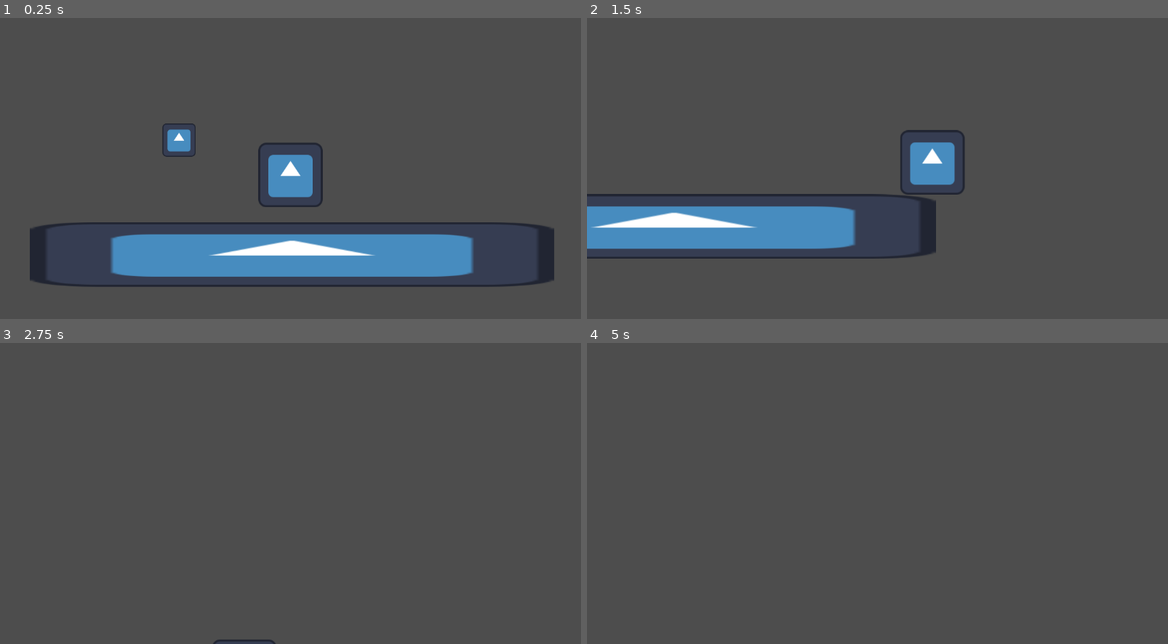
Above: before the commit, frames 1-4 (two rows, left to right).
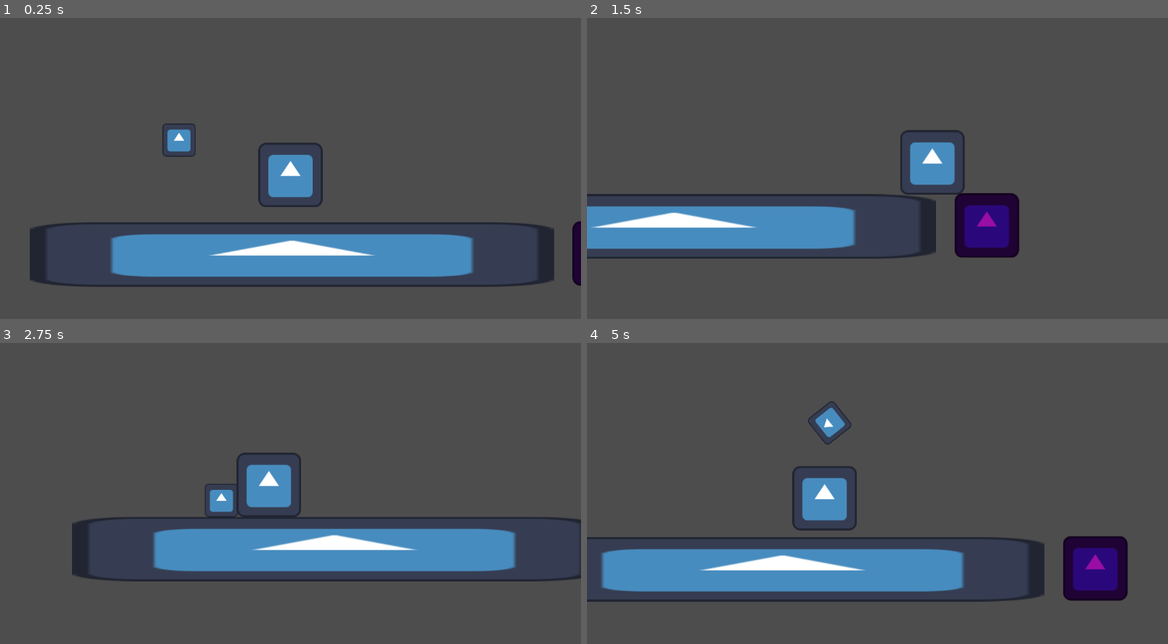
Above: after the commit, the same moments.

Repository: Monczak/warsztatyletni2025
Game: Godot game, scene res://src/Root.tscn
Two runs of this game, one before a commit and one after it. Both use one fixed random seed, a clock stepped at 60 frames per second and the inputs below. The engine's default icon, where the game draws it, is replaced by a stand-in: a white triangle on a blue panel in a dark square.
Inputs:
- Up to frame 1 (0.25 s): no input
- Up to frame 2 (1.5 s): hold Right (MoveRight) from 0.53 s (still down); tap Z (Interact) at 0.6, 1.35 s; tap Up (Jump) at 0.77 s
- Up to frame 3 (2.75 s): tap Up (Jump) at 1.52 s; release Right (MoveRight) at 2.03 s; hold Left (MoveLeft) from 2.03 s (still down); tap Z (Interact) at 2.1 s
- Up to frame 4 (5 s): release Left (MoveLeft) at 2.78 s; hold Right (MoveRight) 2.78-4.28 s; tap Z (Interact) at 2.85, 3.6, 4.35 s; tap Up (Jump) at 3.02, 3.77, 4.52 s; hold Left (MoveLeft) from 4.28 s (still down)

The runs differ from the first frame. In frame 1, 0.3% of the frame differs, in the area x 98-100%, y 67-89%; in frame 2, 2.4%; in frame 3, 13%; in frame 4, 15%, in the area x 0-94%, y 19-86%.

Commit message:
Add Goo and player respawn logic

Diff:
--- a/project.godot
+++ b/project.godot
@@ -56,6 +56,7 @@
 2d_physics/layer_1="Player"
 2d_physics/layer_2="Walls"
 2d_physics/layer_3="PlayerInteractables"
+2d_physics/layer_4="Hazards"
 
 [physics]
 
--- /dev/null
+++ b/src/Level.gd
@@ -0,0 +1,8 @@
+extends Node2D
+class_name Level
+
+@onready var _player_respawn_point: PlayerRespawnPoint = $PlayerRespawnPoint
+
+
+func get_player_respawn_point() -> PlayerRespawnPoint:
+    return _player_respawn_point
--- a/src/Level.tscn
+++ b/src/Level.tscn
@@ -1,9 +1,12 @@
-[gd_scene load_steps=3 format=3 uid="uid://du36k4g5svai3"]
+[gd_scene load_steps=5 format=3 uid="uid://du36k4g5svai3"]
 
 [ext_resource type="PackedScene" uid="uid://ckew637ot2m0i" path="res://src/objects/Platform.tscn" id="1_3lw1l"]
+[ext_resource type="Script" path="res://src/Level.gd" id="1_m0kto"]
 [ext_resource type="PackedScene" uid="uid://j0lb6kqeeuos" path="res://src/objects/Box.tscn" id="2_lc76d"]
+[ext_resource type="Script" path="res://src/PlayerRespawnPoint.gd" id="4_7pvq8"]
 
 [node name="Level" type="Node2D"]
+script = ExtResource("1_m0kto")
 
 [node name="Platform" parent="." instance=ExtResource("1_3lw1l")]
 position = Vector2(3, 216)
@@ -11,3 +14,6 @@
 
 [node name="Box" parent="." instance=ExtResource("2_lc76d")]
 position = Vector2(-221, -69)
+
+[node name="PlayerRespawnPoint" type="Node2D" parent="."]
+script = ExtResource("4_7pvq8")
--- a/src/MonczakWorld.tscn
+++ b/src/MonczakWorld.tscn
@@ -1,10 +1,14 @@
-[gd_scene load_steps=4 format=3 uid="uid://dgfwluobpa270"]
+[gd_scene load_steps=6 format=3 uid="uid://dgfwluobpa270"]
 
+[ext_resource type="Script" path="res://src/World.gd" id="1_o615b"]
 [ext_resource type="Script" path="res://src/camera/Camera.gd" id="1_wy3ku"]
 [ext_resource type="PackedScene" uid="uid://du36k4g5svai3" path="res://src/Level.tscn" id="2_mxr40"]
 [ext_resource type="PackedScene" uid="uid://cc54w6n5ncad1" path="res://src/objects/Player.tscn" id="3_tg4fb"]
+[ext_resource type="PackedScene" uid="uid://qny4rb3ykp28" path="res://src/objects/Goo.tscn" id="4_ygcae"]
 
 [node name="World" type="Node2D"]
+script = ExtResource("1_o615b")
+player_tscn = ExtResource("3_tg4fb")
 
 [node name="Camera2D" type="Camera2D" parent="." node_paths=PackedStringArray("target")]
 script = ExtResource("1_wy3ku")
@@ -14,3 +18,6 @@
 [node name="Level" parent="." instance=ExtResource("2_mxr40")]
 
 [node name="Player" parent="." instance=ExtResource("3_tg4fb")]
+
+[node name="Goo" parent="." instance=ExtResource("4_ygcae")]
+position = Vector2(623, 214)
--- /dev/null
+++ b/src/PlayerRespawnPoint.gd
@@ -0,0 +1,2 @@
+extends Node2D
+class_name PlayerRespawnPoint
--- a/src/SosivoWorld.tscn
+++ b/src/SosivoWorld.tscn
@@ -1,10 +1,13 @@
-[gd_scene load_steps=4 format=3 uid="uid://sme2vuxl36uc"]
+[gd_scene load_steps=5 format=3 uid="uid://sme2vuxl36uc"]
 
+[ext_resource type="Script" path="res://src/World.gd" id="1_pkhyu"]
 [ext_resource type="Script" path="res://src/camera/Camera.gd" id="1_xtny4"]
 [ext_resource type="PackedScene" uid="uid://du36k4g5svai3" path="res://src/Level.tscn" id="2_dvp84"]
 [ext_resource type="PackedScene" uid="uid://cc54w6n5ncad1" path="res://src/objects/Player.tscn" id="3_efj0c"]
 
 [node name="World" type="Node2D"]
+script = ExtResource("1_pkhyu")
+player_tscn = ExtResource("3_efj0c")
 
 [node name="Camera2D" type="Camera2D" parent="." node_paths=PackedStringArray("target")]
 script = ExtResource("1_xtny4")
--- /dev/null
+++ b/src/World.gd
@@ -0,0 +1,22 @@
+extends Node2D
+class_name World
+
+@export var player_tscn: PackedScene
+
+@onready var _level: Level = $Level
+@onready var _camera: Camera = $Camera2D
+
+
+func get_level() -> Level:
+    return _level
+
+
+func get_camera() -> Camera:
+    return _camera
+
+
+func spawn_player() -> Player:
+    var player := player_tscn.instantiate() as Player
+    player.global_position = get_level().get_player_respawn_point().global_position
+    add_child(player)
+    return player
--- a/src/World.tscn
+++ b/src/World.tscn
@@ -1,10 +1,13 @@
-[gd_scene load_steps=4 format=3 uid="uid://b307l3jmiw4cv"]
+[gd_scene load_steps=5 format=3 uid="uid://b307l3jmiw4cv"]
 
 [ext_resource type="Script" path="res://src/camera/Camera.gd" id="1_5iml6"]
+[ext_resource type="Script" path="res://src/World.gd" id="1_fbkx8"]
 [ext_resource type="PackedScene" uid="uid://du36k4g5svai3" path="res://src/Level.tscn" id="1_kbm2b"]
 [ext_resource type="PackedScene" uid="uid://cc54w6n5ncad1" path="res://src/objects/Player.tscn" id="2_2o6v2"]
 
 [node name="World" type="Node2D"]
+script = ExtResource("1_fbkx8")
+player_tscn = ExtResource("2_2o6v2")
 
 [node name="Camera2D" type="Camera2D" parent="." node_paths=PackedStringArray("target")]
 script = ExtResource("1_5iml6")
--- a/src/camera/Camera.gd
+++ b/src/camera/Camera.gd
@@ -1,10 +1,14 @@
 extends Camera2D
+class_name Camera
 
 @export var acceleration := 100
 @export var target: Node2D
 
+var _target_pos: Vector2 = Vector2.ZERO
 
-# Called every frame. 'delta' is the elapsed time since the previous frame.
+
 func _process(delta: float) -> void:
     if target != null:
-        position = lerp(position, target.position, acceleration * delta)
+        _target_pos = target.position
+
+    position = lerp(position, _target_pos, acceleration * delta)
--- /dev/null
+++ b/src/objects/Goo.gd
@@ -0,0 +1,13 @@
+extends Node2D
+class_name Goo
+
+@onready var area: Area2D = $Area2D
+
+
+func _ready() -> void:
+    area.body_entered.connect(_on_body_entered)
+
+
+func _on_body_entered(body: Node2D):
+    body.call("_on_death")
+    body.queue_free()
--- /dev/null
+++ b/src/objects/Goo.tscn
@@ -0,0 +1,21 @@
+[gd_scene load_steps=4 format=3 uid="uid://qny4rb3ykp28"]
+
+[ext_resource type="Script" path="res://src/objects/Goo.gd" id="1_gmimu"]
+[ext_resource type="Texture2D" uid="uid://cabwwfn2u5qlb" path="res://icon.svg" id="1_y2y18"]
+
+[sub_resource type="RectangleShape2D" id="RectangleShape2D_lmr0a"]
+size = Vector2(128, 128)
+
+[node name="Goo" type="Node2D"]
+script = ExtResource("1_gmimu")
+
+[node name="Sprite2D" type="Sprite2D" parent="."]
+modulate = Color(0.599649, 0.055132, 0.642706, 1)
+texture = ExtResource("1_y2y18")
+
+[node name="Area2D" type="Area2D" parent="."]
+collision_layer = 8
+collision_mask = 5
+
+[node name="CollisionShape2D" type="CollisionShape2D" parent="Area2D"]
+shape = SubResource("RectangleShape2D_lmr0a")
--- a/src/objects/Player.gd
+++ b/src/objects/Player.gd
@@ -1,4 +1,5 @@
 extends CharacterBody2D
+class_name Player
 
 @export var max_speed := 600.0
 @export var jump_velocity := -600.0
@@ -82,3 +83,8 @@
         velocity.x = move_toward(velocity.x, 0, acceleration * delta)
 
     move_and_slide()
+
+
+func _on_death() -> void:
+    print("I am dead")
+    Game.handle_player_death()
--- a/src/singletons/Game.gd
+++ b/src/singletons/Game.gd
@@ -1 +1,29 @@
 extends Node
+
+
+@onready var _root = get_tree().root.get_node("Root")
+@onready var _world: World = _root.get_node("World")
+
+
+func get_world() -> World:
+    return _world
+
+
+func get_camera() -> Camera:
+    return get_world().get_camera()
+
+
+func get_level() -> Level:
+    return get_world().get_level()
+
+
+func get_player_respawn_point() -> Node2D:
+    return get_level().get_player_respawn_point()
+
+
+func handle_player_death() -> void:
+    get_camera().target = null
+
+    await get_tree().create_timer(0.6).timeout
+    var player = get_world().spawn_player()
+    get_camera().target = player
